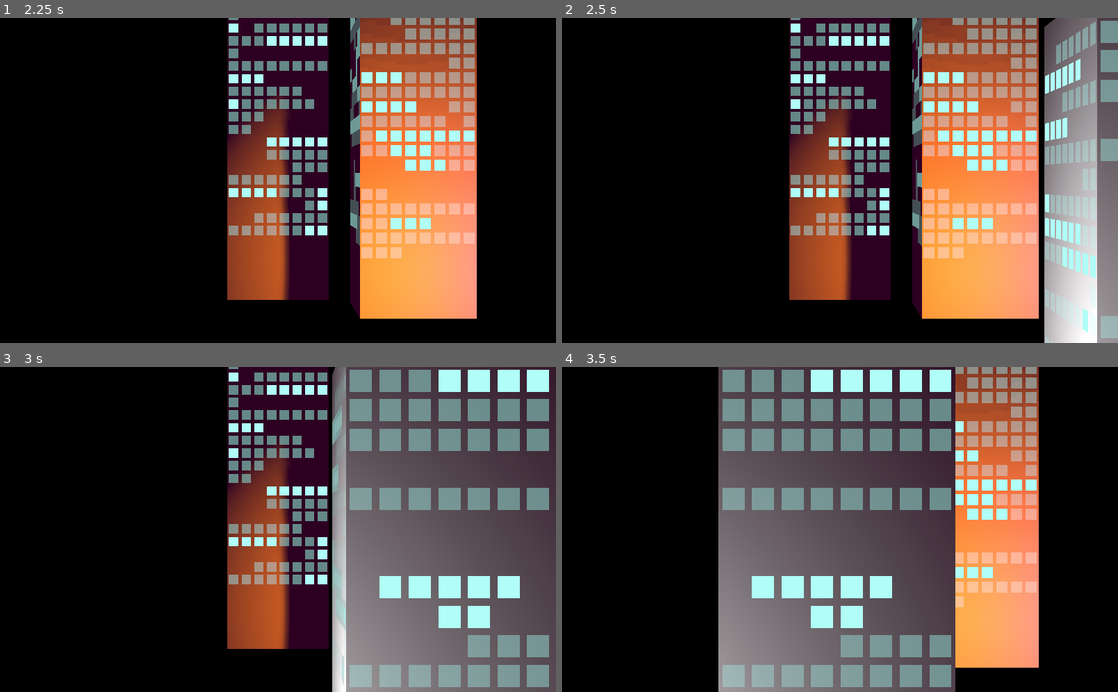
Above: before the commit, frames 1-4 (two rows, left to right).
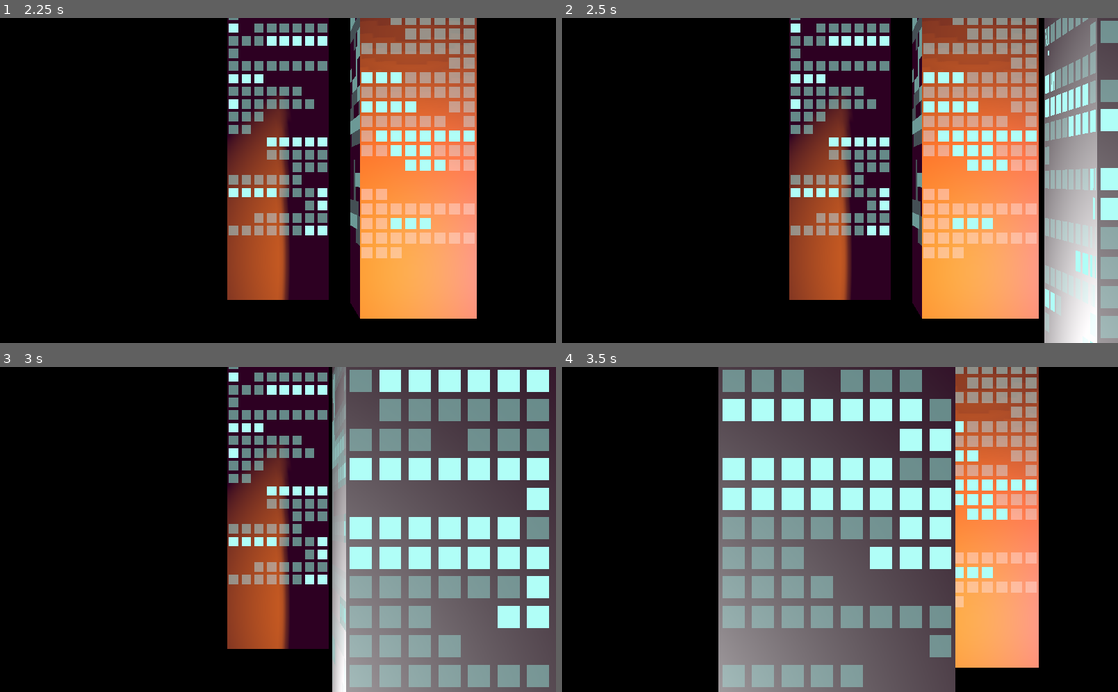
Above: after the commit, the same moments.

Repository: CluckeyMcCormick/ncg2
Game: Godot game, scene res://Main.tscn
Two runs of this game, one before a commit and one after it. Both use one fixed random seed, a clock stepped at 60 frames per second and the inputs below.
Inputs:
- Up to frame 1 (2.25 s): tap Enter at 0.5, 2 s; tap Space at 1.25 s
- Up to frame 2 (2.5 s): no input
- Up to frame 3 (3 s): no input
- Up to frame 4 (3.5 s): no input

Frame 1 is identical in both runs. In frame 2, 5.0% of the frame differs, in the area x 86-100%, y 0-100%; in frame 3, 15%; in frame 4, 19%, in the area x 28-70%, y 0-99%.

Commit message:
Clean up the sleds once they exit the screen
In order to make things nice and clean, we're gonna have the sleds
clean themselves up once they exit the screen. So they're gonna be
basically autonomous - what we need now is something to handle
spawning them...

Diff:
--- a/scrollers/ScrollSled.gd
+++ b/scrollers/ScrollSled.gd
@@ -9,6 +9,9 @@
 # How fast does the sled scroll, in units/sec?
 export(int) var move_speed = 2
 
+# Is the sled's building visible?
+var building_vis = false
+
 # Called when the node enters the scene tree for the first time.
 func _ready():
     make_slide()
@@ -19,7 +22,7 @@
 
 # --------------------------------------------------------
 #
-# Setters and Getters
+# Setters, Getters, Signals
 #
 # --------------------------------------------------------
 func set_slide_depth(new_depth):
@@ -30,6 +33,12 @@
     if self.has_node("OmniLight"):
         # Move the Omni-Light, as appropriate.
         $OmniLight.translation.z = new_depth / 2
+
+func _on_VisibilityNotifier_screen_exited():
+    # We exited the screen! This only happens on an exit, meaning we've already
+    # entered the screen before. That means our scroll is done, and it's time to
+    # delete the sled.
+    queue_free()
 
 # --------------------------------------------------------
 #
--- a/scrollers/ScrollSled.tscn
+++ b/scrollers/ScrollSled.tscn
@@ -15,5 +15,8 @@
 
 [node name="FSB" parent="." instance=ExtResource( 1 )]
 transform = Transform( 10, 0, 0, 0, 10, 0, 0, 0, 10, 1.88388, 0, 0 )
+auto_build = false
+
+[connection signal="screen_exited" from="FSB/VisibilityNotifier" to="." method="_on_VisibilityNotifier_screen_exited"]
 
 [editable path="FSB"]
